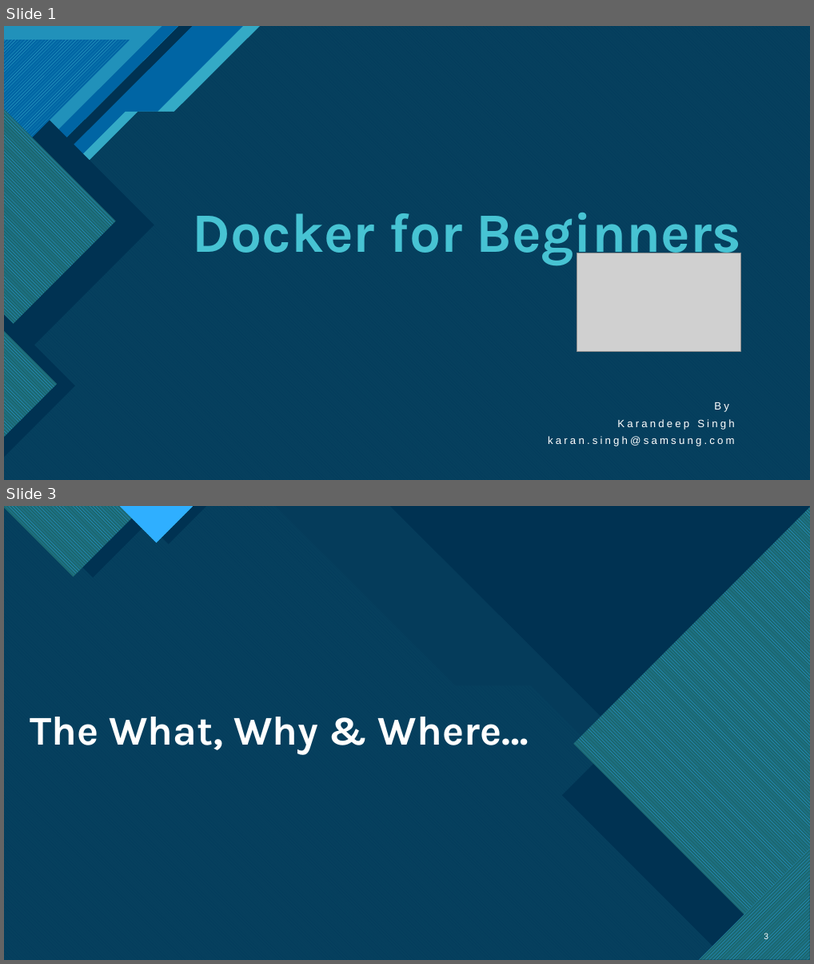
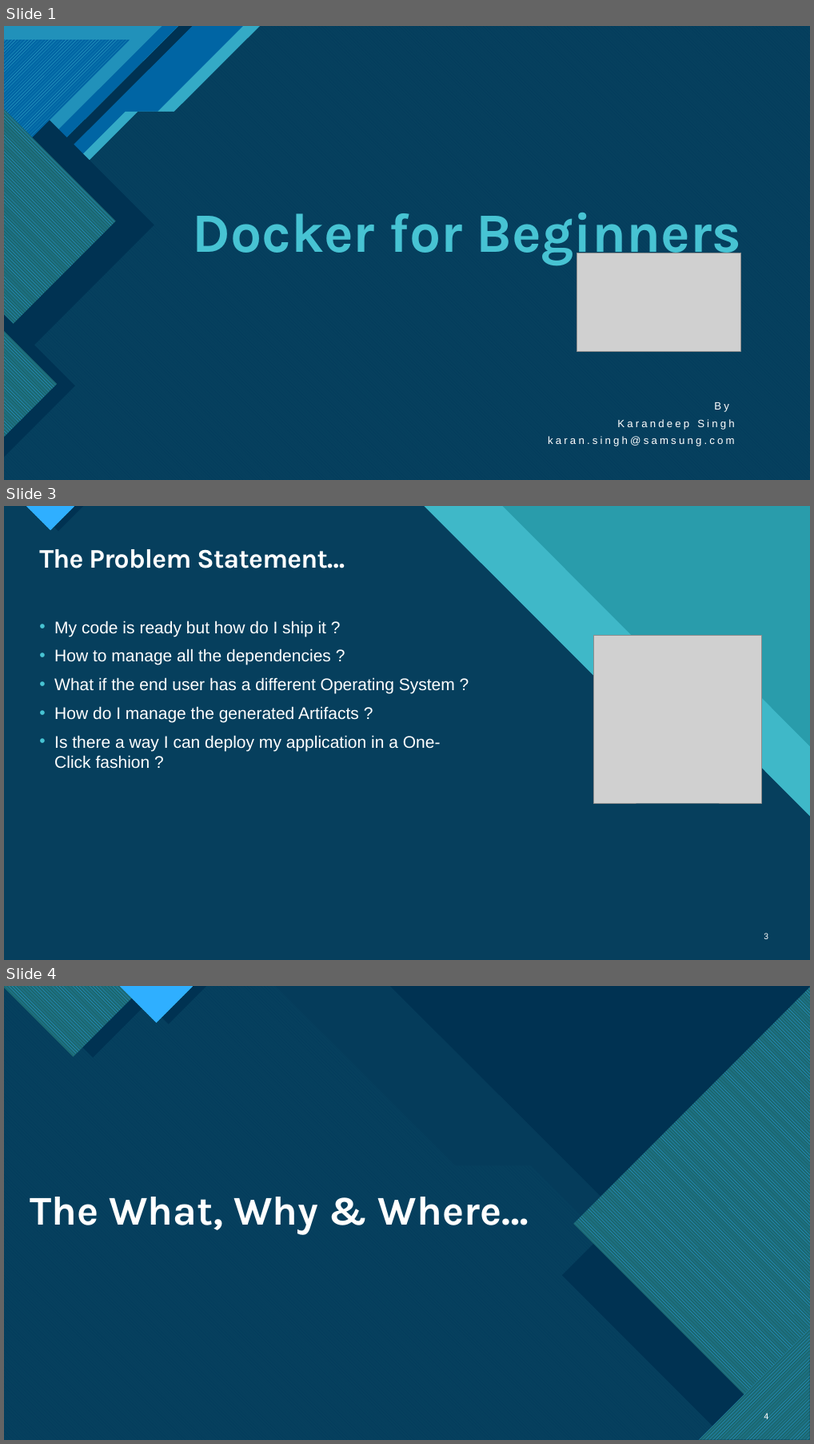
Before and after one commit to Singh-Karandeep/DockerTutorial, a slide deck: Docker for Beginners.pptx. Shown one above the other, each under a label of ours: slides 1 and 3 before the commit, slides 1, 3 and 4 after it; the slides between them are not shown. The pictures are 814x964 and 814x1444 pixels, drawn with LibreOffice and Linux fonts; fonts in the diff are those of the drawing; grey boxes stand for pictures. Boxes give left, top, right and bottom in pixels: in the first picture for what was removed or moved away, otherwise in the second. Text is boxed around its words. In the diff, an @@ line names an element or a change of style, - is before the commit and + after.

```diff
--- a/Docker for Beginners.pptx
+++ b/Docker for Beginners.pptx
@@ slide 3 added at [4, 506, 810, 960], background #47C3D3; not listed: 11 template elements that a slide beside it also shows @@
@@ rectangle added at [4, 506, 810, 960], fill #299CAB @@
@@ rectangle added at [4, 506, 810, 960], fill #299CAB @@
@@ freeform shape added at [4, 506, 810, 960], fill #47C3D3 at 74% opacity @@
@@ title added at [39, 549, 345, 568], 32 pt, text #FFFFFF, bold @@
+The Problem Statement…
@@ text added at [54, 620, 455, 768], 20 pt, text #FFFFFF @@
+• My code is ready but how do I ship it ?
+• How to manage all the dependencies ?
+• What if the end user has a different Operating System ?
+• How do I manage the generated Artifacts ?
+• Is there a way I can deploy my application in a One-Click fashion ?
@@ picture added at [594, 635, 762, 803] @@
@@ page number added at [764, 932, 769, 939], 10 pt, text #FFFFFF @@
+3
@@ what was slide 3 is now slide 4 @@
@@ page number at [764, 1412, 769, 1421]: text changed @@
-3
+4
```
Also in this commit, not shown: 4 slides changed, 2 other files.
